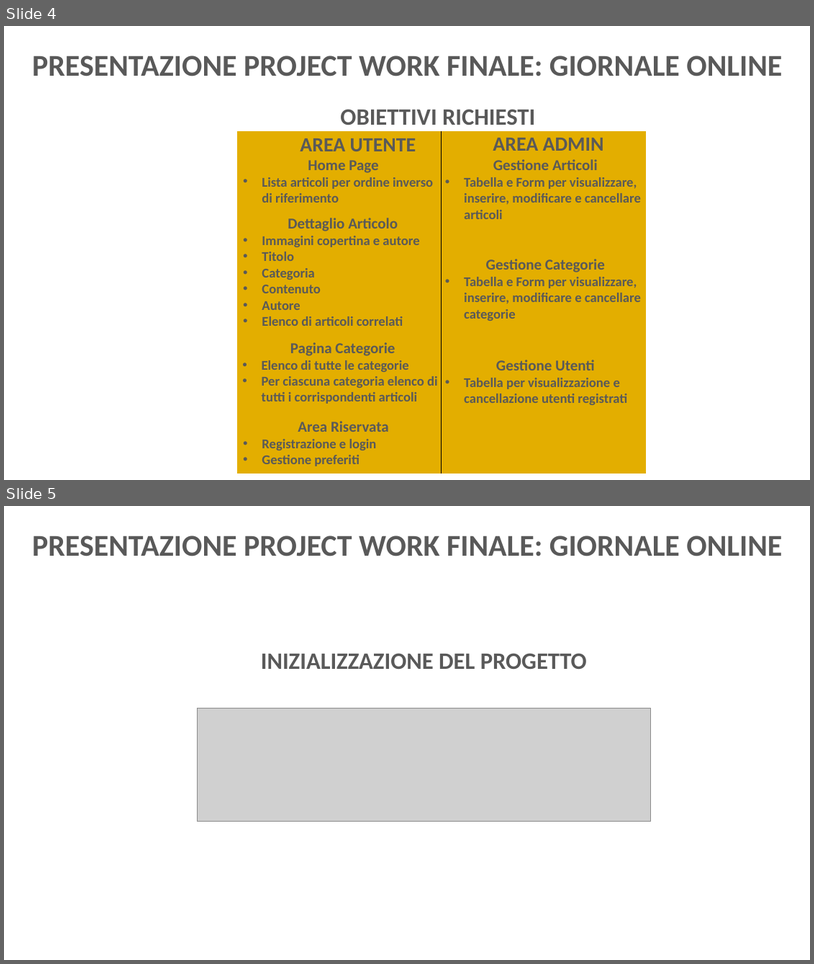
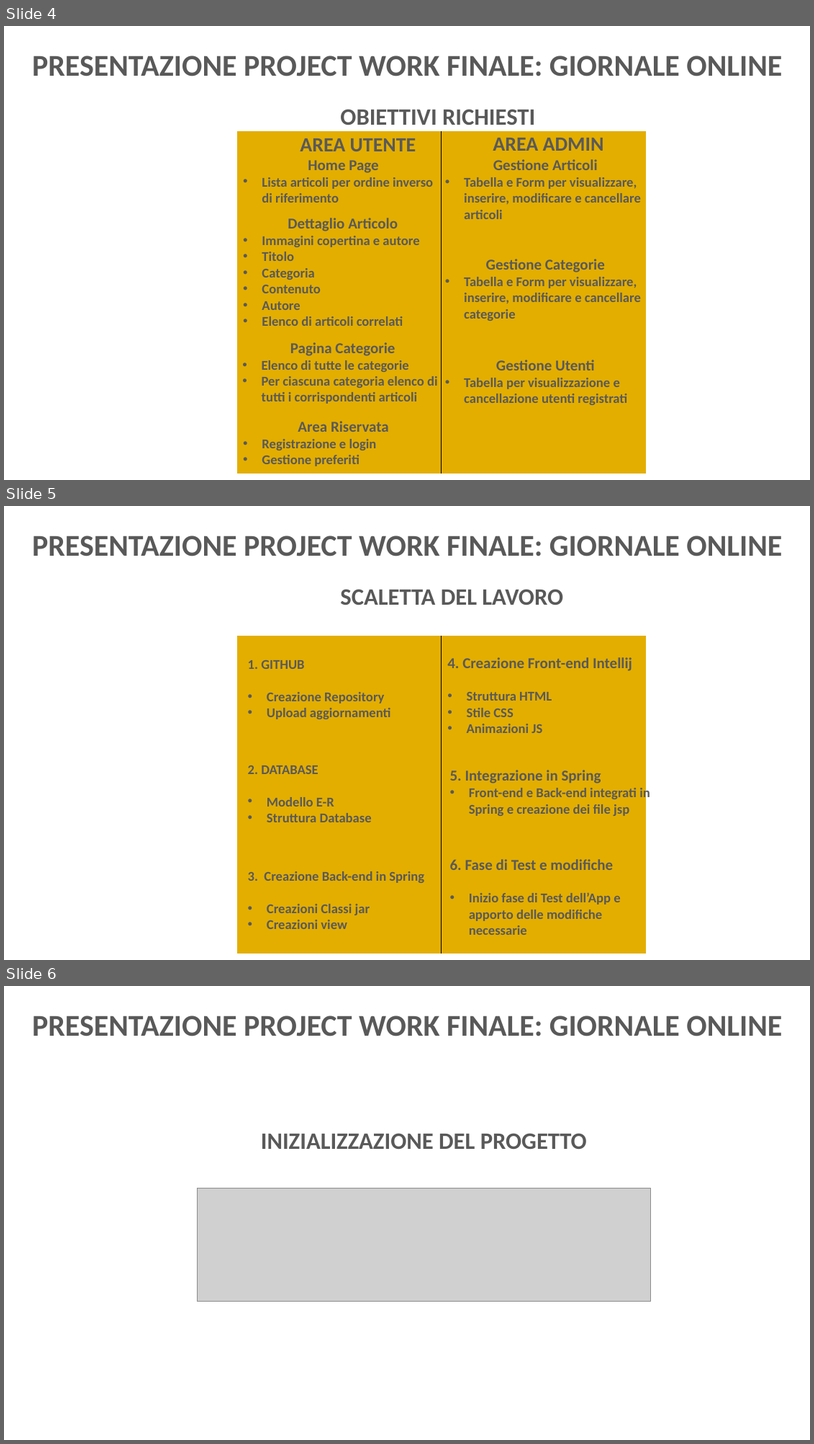
Before and after one commit to nDr3K/GiornaleOnlinePW, a slide deck: Presentazione Project Giornale.pptx. Shown one above the other, each under a label of ours: slides 4 and 5 before the commit, slides 4, 5 and 6 after it. The pictures are 814x964 and 814x1444 pixels, drawn with LibreOffice and Linux fonts; fonts in the diff are those of the drawing; grey boxes stand for pictures; background and template pictures are left out. Boxes give left, top, right and bottom in pixels: in the first picture for what was removed or moved away, otherwise in the second. Text is boxed around its words. In the diff, an @@ line names an element or a change of style, - is before the commit and + after.

Commit message:
Aggiunta slide a presentaizone

```diff
--- a/Presentazione Project Giornale.pptx
+++ b/Presentazione Project Giornale.pptx
@@ slide 5 added at [4, 506, 810, 960], background picture (left out) @@
@@ text added at [32, 536, 782, 556], 36 pt, text #595959, bold @@
+PRESENTAZIONE PROJECT WORK FINALE: GIORNALE ONLINE
@@ text added at [340, 589, 563, 605], 28 pt, text #595959, bold @@
+SCALETTA DEL LAVORO
@@ table added at [237, 636, 646, 954], 1 rows, 2 columns @@
+ | 
@@ text added at [248, 660, 391, 719], 16 pt, text #595959, bold @@
+1. GITHUB
+• Creazione Repository
+• Upload aggiornamenti
@@ text added at [448, 657, 633, 733], 16 pt, text #595959, bold @@
+4. Creazione Front-end Intellij
+• Struttura HTML
+• Stile CSS
+• Animazioni JS
@@ text added at [248, 765, 372, 822], 16 pt, text #595959, bold @@
+2. DATABASE
+• Modello E-R
+• Struttura Database
@@ text added at [450, 770, 651, 816], 16 pt, text #595959, bold @@
+5. Integrazione in Spring
+• Front-end e Back-end integrati in Spring e creazione dei file jsp
@@ text added at [248, 871, 424, 929], 16 pt, text #595959, bold @@
+3. Creazione Back-end in Spring
+• Creazioni Classi jar
+• Creazioni view
@@ text added at [450, 859, 620, 934], 16 pt, text #595959, bold @@
+6. Fase di Test e modifiche
+• Inizio fase di Test dell’App e apporto delle modifiche necessarie
@@ what was slide 5 is now slide 6 @@
```
